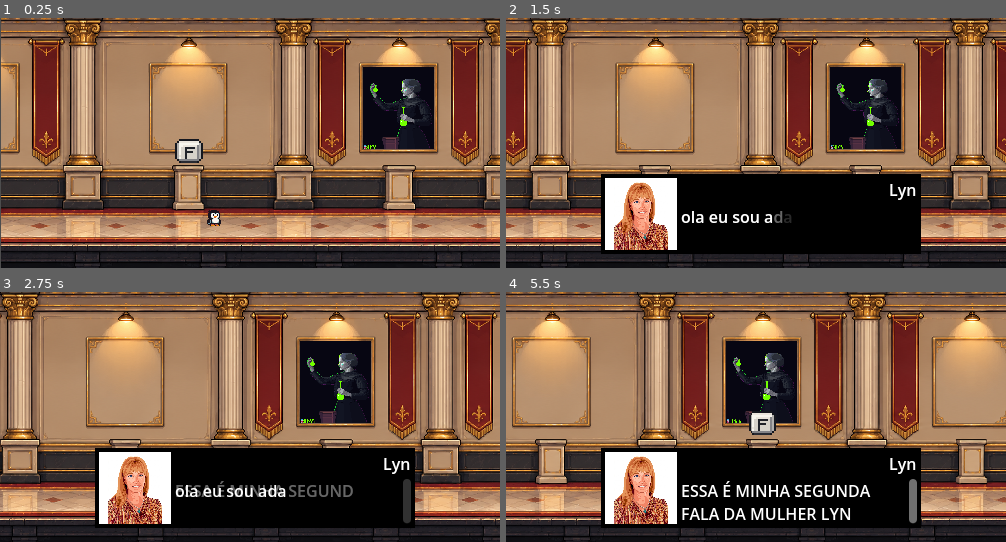
Above: before the commit, frames 1-4 (two rows, left to right).
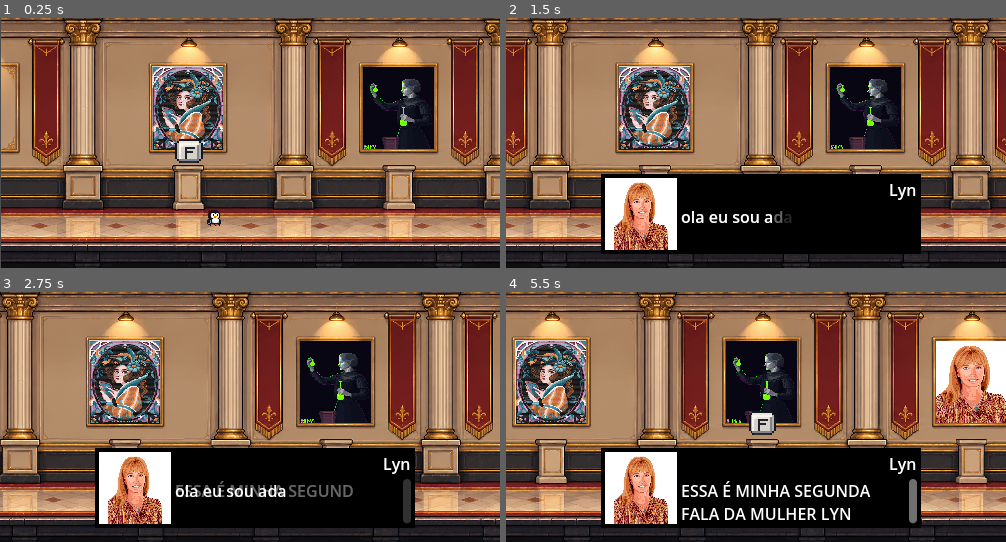
Above: after the commit, the same moments.

Repository: Angelogvr/Hackathon-SEDCITEC
Game: Godot game, scene res://cenas/Jogo.tscn
Two runs of this game, one before a commit and one after it. Both use one fixed random seed, a clock stepped at 60 frames per second and the inputs below.
Inputs:
- Up to frame 1 (0.25 s): no input
- Up to frame 2 (1.5 s): tap Enter (ui_accept) at 0.5, 0.77 s; hold F 0.53-1.28 s; hold D (move_right) from 0.53 s (still down); tap F at 1.35 s
- Up to frame 3 (2.75 s): tap Enter (ui_accept) at 1.52 s; release D (move_right) at 2.03 s; hold A (move_left) from 2.03 s (still down); hold F from 2.03 s (still down)
- Up to frame 4 (5.5 s): release A (move_left) at 2.78 s; release F at 2.78 s; hold D (move_right) 2.78-4.28 s; tap F at 2.85, 4.35 s; tap Enter (ui_accept) at 3.02, 3.77, 4.52 s; hold F 3.53-4.28 s; hold A (move_left) 4.28-5.03 s; hold D (move_right) from 5.03 s (still down); hold F from 5.03 s (still down)

The runs differ from the first frame. In frame 1, 4.5% of the frame differs, in the area x 30-45%, y 19-53%; in frame 2, 4.7%; in frame 3, 4.7%; in frame 4, 9.1%, in the area x 1-100%, y 19-53%.

Commit message:
sprite das 3

Diff:
--- a/cenas/Jogo.tscn
+++ b/cenas/Jogo.tscn
@@ -1,8 +1,10 @@
 [gd_scene format=3 uid="uid://bls2nwi65cm7k"]
 
 [ext_resource type="Texture2D" uid="uid://c57dio1l5cft7" path="res://sprites/spr_cenario.png" id="1_ex3y1"]
+[ext_resource type="Texture2D" uid="uid://x31p0a6w5gh4" path="res://sprites/lynn.jpeg" id="2_3cynk"]
 [ext_resource type="PackedScene" uid="uid://uvmflm2scmx3" path="res://entidades/mulher.tscn" id="2_ex3y1"]
 [ext_resource type="Texture2D" uid="uid://cyixhwua3041a" path="res://sprites/marieu.png" id="3_3cynk"]
+[ext_resource type="Texture2D" uid="uid://dpap03umrqtj2" path="res://sprites/ada.png" id="4_4budo"]
 [ext_resource type="PackedScene" uid="uid://c6e8gefihjl6w" path="res://entidades/camera.tscn" id="5_3cynk"]
 [ext_resource type="PackedScene" uid="uid://kpyrhnjd2dmb" path="res://entidades/player.tscn" id="5_thifo"]
 
@@ -54,6 +56,22 @@
 position = Vector2(184, 68)
 dialogos = ["ola eu sou ada"]
 
+[node name="Sprite2D" type="Sprite2D" parent="mulheres/ada" unique_id=2027843119]
+show_behind_parent = true
+position = Vector2(3.5390608, -28)
+scale = Vector2(0.24711457, 0.2030104)
+texture = ExtResource("4_4budo")
+
+[node name="lynn" parent="mulheres" unique_id=1678896781 instance=ExtResource("2_ex3y1")]
+position = Vector2(603, 68)
+dialogos = ["ola eu sou lynn"]
+
+[node name="Sprite2D" type="Sprite2D" parent="mulheres/lynn" unique_id=1696969438]
+show_behind_parent = true
+position = Vector2(5.0000067, -28.000004)
+scale = Vector2(0.07812496, 0.06873428)
+texture = ExtResource("2_3cynk")
+
 [node name="Player" parent="." unique_id=1744638049 instance=ExtResource("5_thifo")]
 position = Vector2(214, 142)
 
Binary file added: sprites/ada.png
Not shown, added: sprites/ada.png.import
